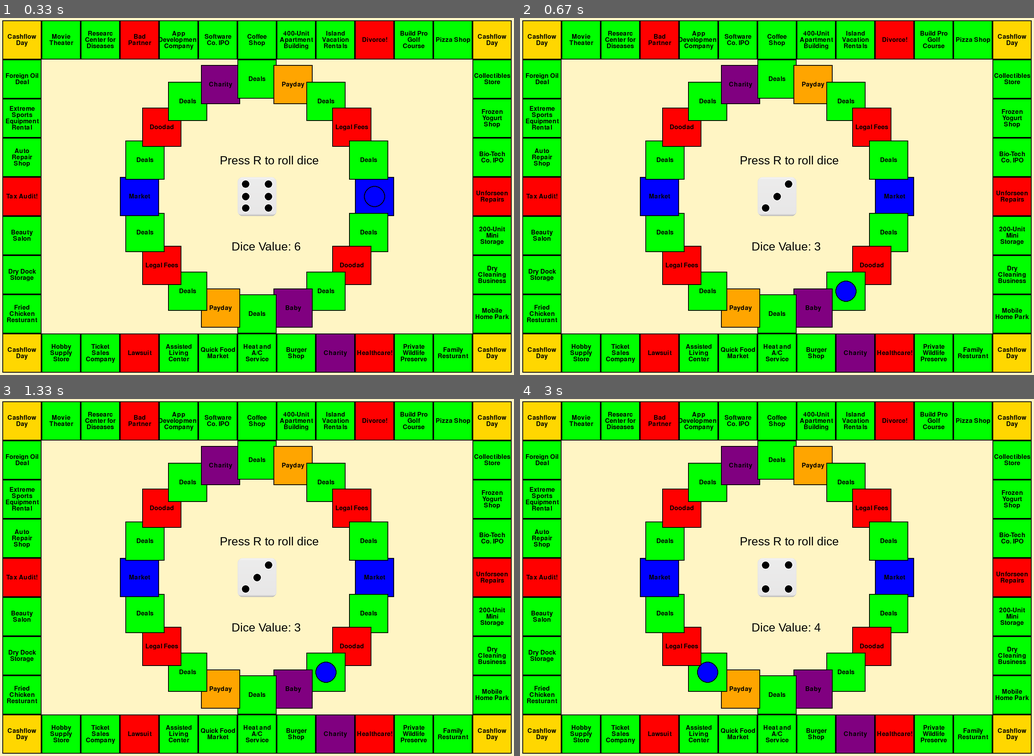
Above: before the commit, frames 1-4 (two rows, left to right).
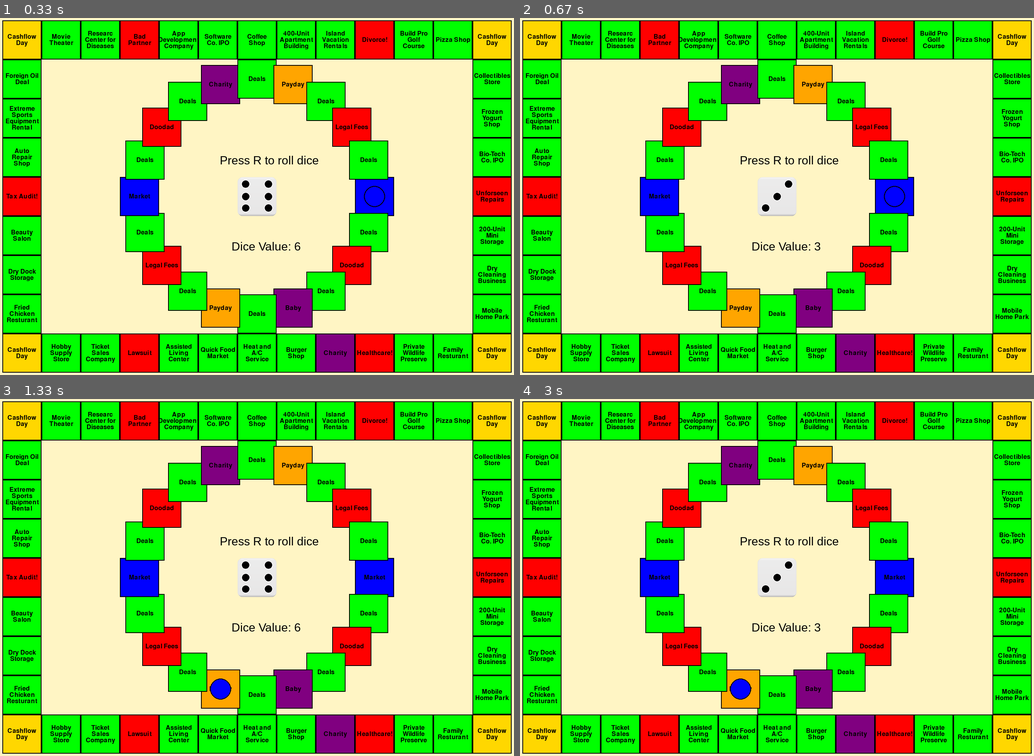
Above: after the commit, the same moments.

Repository: Oliver-Goth/4sem-Eksamen-Pygame
Game: pygame game, started from Cashcow_Board.py
The game is run twice, just before and just after one commit, with the same random seed, the same clock (stepped at 60 frames per second) and the same inputs.
Inputs:
- Up to frame 1 (0.33 s): no input
- Up to frame 2 (0.67 s): hold R from 0.33 s (still down)
- Up to frame 3 (1.33 s): release R at 0.8 s; tap T at 0.83 s; hold T from 1.17 s (still down)
- Up to frame 4 (3 s): release T at 1.63 s; hold R from 2.67 s (still down)

Frame 1 is identical in both runs. In frame 2, 0.2% of the frame differs, in the area x 61-75%, y 47-80%; in frame 3, 0.5%, in the area x 40-66%, y 45-85%; in frame 4, 0.5%.

Commit message:
Done Final + done animation

Diff:
--- a/Cashcow_Board.py
+++ b/Cashcow_Board.py
@@ -229,6 +229,18 @@
 def draw_button(surface, color, rect):
     pygame.draw.rect(surface, color, rect)
 
+def animate_dice_roll():
+    rolling_audio.play()
+    for _ in range(15):  # Adjust the range for the length of the animation
+        dice_value = dice_roll()[0]
+        screen.fill(BOARD_COLOR)
+        draw_board()
+        draw_player()
+        display_dice(SCREEN_WIDTH // 2, SCREEN_HEIGHT // 2)  # display_dice only takes 2 arguments
+        pygame.display.flip()
+        pygame.time.delay(30)  # Adjust the delay for the speed of the animation
+    rolling_stop_audio.play()
+
 def main():
     global player_track
 
@@ -243,10 +255,9 @@
                 sys.exit()
             elif event.type == pygame.KEYDOWN:
                 if event.key == pygame.K_r:
-                    rolling_audio.play()
+                    animate_dice_roll()
                     dice_value, dice1 = dice_roll()
                     move_player(dice_value)
-                    rolling_stop_audio.play()
                 if event.key == pygame.K_t:
                     if player_track == 'rectangular':
                         player_pos = 0
@@ -258,7 +269,7 @@
         screen.fill(BOARD_COLOR)
         draw_board()
         draw_player()
-        display_dice(SCREEN_WIDTH // 2, SCREEN_HEIGHT // 2)
+        display_dice(SCREEN_WIDTH // 2, SCREEN_HEIGHT // 2)  # display_dice only takes 2 arguments
 
         pygame.display.flip()
         clock.tick(FPS)
--- a/Cashcow_Dice.py
+++ b/Cashcow_Dice.py
@@ -15,11 +15,8 @@
         self.image = image
         self.rect = self.image.get_rect(center=(x, y))
 
-dice_images = [pygame.image.load(f'Graphics/Animation/Dice/d{i}.png').convert_alpha() for i in range(1, 7)]
+dice_images = [pygame.image.load(f'Graphics/Dice/d{i}.png').convert_alpha() for i in range(1, 7)]
 dice_images = [pygame.transform.scale(image, (100, 100)) for image in dice_images]
-
-roll_images = [pygame.image.load(f'Graphics/Animation/Dice/roll{i}.png').convert_alpha() for i in range(1, 9)]
-roll_images = [pygame.transform.scale(image, (100, 100)) for image in roll_images]
 
 dice_sprites = pygame.sprite.Group()
 
@@ -31,33 +28,35 @@
     global dice_value, dice1
     dice1 = random.randint(1, 6)
     dice_value = int(dice1)
-    print(dice1, dice_value)
     return dice_value, dice1
-
-
-def display_dice_roll(center_x, center_y):
-    for _ in range(3):
-        dice_roll = random.choice(dice_images)
-        screen.fill((255, 255, 255))
-
-        screen.blit(dice_roll, (center_x, center_y + 110))
-
-        pygame.display.update()
-        pygame.time.wait(200)
 
 def display_dice(center_x, center_y):
     dice_sprites.empty()
-
     dice1_sprite = Dice(dice_images[dice1 - 1], center_x, center_y)
-
     dice_sprites.add(dice1_sprite)
-
     dice_sprites.draw(screen)
     pygame.display.update()
-
     type_text(f"Press R to roll dice", text_font, (0, 0, 0), center_x - 95, center_y - 110)
     type_text(f"Dice Value: {dice_value}", text_font, (0, 0, 0), center_x - 65, center_y + 110)
     pygame.display.update()
 
 dice_value = 0
 dice1 = 0
+
+def main():
+    center_x = SCREEN_WIDTH // 2
+    center_y = SCREEN_HEIGHT // 2
+    running = True
+    while running:
+        for event in pygame.event.get():
+            if event.type == pygame.QUIT:
+                running = False
+            if event.type == pygame.KEYDOWN:
+                if event.key == pygame.K_r:
+                    dice_roll()
+                    display_dice(center_x, center_y)
+        pygame.display.update()
+    pygame.quit()
+
+if __name__ == "__main__":
+    main()
--- a/Cashcow_Financial_Statement.py
+++ /dev/null
@@ -1,81 +0,0 @@
-import pygame
-import sys
-
-pygame.init()
-
-screen_width = 500
-screen_height = 1000
-
-WHITE = (255, 255, 255)
-BLACK = (0, 0, 0)
-GREY = (200, 200, 200)
-
-screen = pygame.display.set_mode((screen_width, screen_height))
-pygame.display.set_caption("financial Statement")
-
-font = pygame.font.SysFont(None, 40)
-small_font = pygame.font.SysFont(None, 30)
-
-def draw_text(text, font, color, surface, x, y):
-    textobj = font.render(text, True, color)
-    textrect = textobj.get_rect()
-    textrect.topleft = (x, y)
-    surface.blit(textobj, textrect)
-
-running = True
-while running:
-    for event in pygame.event.get():
-        if event.type == pygame.QUIT:
-            pygame.quit()
-            sys.exit()
-    screen.fill(WHITE)
-
-    draw_text("Financial Statement", font, BLACK, screen, 20, 20)
-    draw_text("Income", font, BLACK, screen, 20, 80)
-    pygame.draw.line(screen, BLACK, (20, 120), (screen_width - 20, 120), 2)
-    draw_text("Description", small_font, BLACK, screen, 40, 140)
-    draw_text("Cash Flow", small_font, BLACK, screen, 500, 140)
-
-    income_items = ["Salary:", "Interest/Dividends:", "Real Estate/Business:"]
-    y_offset = 180
-    for item in income_items:
-        draw_text(item, small_font, BLACK, screen, 40, y_offset)
-        y_offset +=40
-
-    draw_text("Expenses", font, BLACK, screen, 20, 300)
-    pygame.draw.line(screen, BLACK, (20, 340), (screen_width - 20, 340), 2)
-    expenses_items = ["Taxes:", "Home Mortgage Payment:", "School Loan Payment:", "Car Loan Payment:", "Credit Card Payment:", "Other Expenses:", "Bank Loan Payment:", "Per Child Expenses:"]
-    y_offset = 360
-    for item in expenses_items:
-        draw_text(item, small_font, BLACK, screen, 40, y_offset)
-        y_offset +=40
-
-    draw_text("Assets", font, BLACK, screen, 20, 640)
-    pygame.draw.line(screen, BLACK, (20, 680), (screen_width - 20, 680), 2)
-    assets_items = ["Savings:", "Precious Metals/ Etc.:", "Stocks/Funds/CDs:", "Real Estate/Business:"]
-    y_offset = 700
-    for item in assets_items:
-        draw_text(item, small_font, BLACK, screen, 40, y_offset)
-        y_offset +=40
-
-    draw_text("Liabilities", font, BLACK, screen, 20, 860)
-    pygame.draw.line(screen, BLACK, (20, 900), (screen_width - 20, 900), 2)
-    assets_items = ["Home Mortgage:", "School Loans:", "Car Loans:", "Credit Card Debt:", "Card Debt", "Bank Loan:", "Real Estate/Business:"]
-    y_offset = 920
-    for item in assets_items:
-        draw_text(item, small_font, BLACK, screen, 40, y_offset)
-        y_offset +=40
-
-    draw_text("Profession", small_font, BLACK, screen, 600, 80)
-    pygame.draw.rect(screen, BLACK, (600, 120, 180, 40), 2)
-    draw_text("Dream", small_font, BLACK, screen, 600, 180)
-    pygame.draw.rect(screen, BLACK, (600, 220, 180, 40), 2)
-    draw_text("Auditor", small_font, BLACK, screen, 600, 280)
-    pygame.draw.rect(screen, BLACK, (600, 320, 180, 40), 2)
-
-    pygame.draw.rect(screen, BLACK, (600, 400, 180, 40), 2) # Salary Box
-    pygame.draw.rect(screen, BLACK, (600, 460, 180, 40), 2) # Passive Income Box
-    pygame.draw.rect(screen, BLACK, (600, 520, 180, 40), 2) # Total Income Box
-    pygame.draw.rect(screen, BLACK, (600, 580, 180, 40), 2) # Total Expenses Box
-
-    pygame.display.flip()
--- a/Cashcow_Menu.py
+++ /dev/null
@@ -1,61 +0,0 @@
-import pygame
-import sys
-
-pygame.init()
-
-# Constants
-SCREEN_WIDTH, SCREEN_HEIGHT = 1500, 1000
-BUTTON_WIDTH, BUTTON_HEIGHT = 100, 50
-MENU_WIDTH, MENU_HEIGHT = 300, SCREEN_HEIGHT
-FPS = 30
-
-# Colors
-WHITE = (255, 255, 255)
-BLACK = (0, 0, 0)
-GRAY = (200, 200, 200)
-LIGHT_GRAY = (220, 220, 220)
-
-# Setup
-screen = pygame.display.set_mode((SCREEN_WIDTH, SCREEN_HEIGHT))
-pygame.display.set_caption("Cashcow Menu")
-font = pygame.font.SysFont(None, 36)
-
-def draw_button():
-    pygame.draw.rect(screen, GRAY, (0, 0, BUTTON_WIDTH, BUTTON_HEIGHT))
-    text = font.render("Menu", True, BLACK)
-    text_rect = text.get_rect(center=(BUTTON_WIDTH // 2, BUTTON_HEIGHT // 2))
-    screen.blit(text, text_rect)
-
-def draw_menu():
-    pygame.draw.rect(screen, LIGHT_GRAY, (0, 50, MENU_WIDTH, MENU_HEIGHT))
-    menu_items = ["asdag", "asd", "asd", "asd"]
-    for idx, item in enumerate(menu_items):
-        text = font.render(item, True, BLACK)
-        text_rect = text.get_rect(topleft=(10, 60 + idx * 40))
-        screen.blit(text, text_rect)
-
-def main():
-    clock = pygame.time.Clock()
-    menu_open = False
-
-    while True:
-        for event in pygame.event.get():
-            if event.type == pygame.QUIT:
-                pygame.quit()
-                sys.exit()
-            elif event.type == pygame.MOUSEBUTTONDOWN:
-                if event.button == 1:  # Left mouse button
-                    mouse_pos = pygame.mouse.get_pos()
-                    if 0 <= mouse_pos[0] <= BUTTON_WIDTH and 0 <= mouse_pos[1] <= BUTTON_HEIGHT:
-                        menu_open = not menu_open
-
-        screen.fill(WHITE)
-        draw_button()
-        if menu_open:
-            draw_menu()
-
-        pygame.display.flip()
-        clock.tick(FPS)
-
-if __name__ == "__main__":
-    main()
--- a/Dice test.py
+++ /dev/null
@@ -1,55 +0,0 @@
-import pygame
-import random
-
-pygame.init()
-
-# Constants
-SCREEN_WIDTH = 800
-SCREEN_HEIGHT = 600
-WHITE = (255, 255, 255)
-BLACK = (0, 0, 0)
-FONT_SIZE = 24
-
-# Create the screen
-screen = pygame.display.set_mode((SCREEN_WIDTH, SCREEN_HEIGHT))
-pygame.display.set_caption("Cashcow Economics")
-
-# Fonts
-font = pygame.font.SysFont(None, FONT_SIZE)
-
-# Classes
-class Income:
-    def __init__(self, description, cashflow):
-        self.description = description
-        self.cashflow = cashflow
-
-    def display(self, x, y):
-        text = font.render(f"{self.description}: ${self.cash}", True, BLACK)
-        screen.blit(text, (x, y))
-
-class Expenses:
-    def __init__(self, description, cashflow):
-        self.description = description
-        self.cashflow = cashflow
-
-    def display(self, x, y):
-        text = font.render(f"{self.description}: ${self.cash}", True, BLACK)
-        screen.blit(text, (x, y))
-
-class Assets:
-    def __init__(self, description, cashflow):
-        self.description = description
-        self.cashflow = cashflow
-
-    def display(self, x, y):
-        text = font.render(f"{self.description}: ${self.cash}", True, BLACK)
-        screen.blit(text, (x, y))
-
-class Liabilities:
-    def __init__(self, description, cashflow):
-        self.description = description
-        self.cashflow = cashflow
-
-    def display(self, x, y):
-        text = font.render(f"{self.description}: ${self.cash}", True, BLACK)
-        screen.blit(text, (x, y))
--- a/Dice-Roll-With-Pygame-main/dice_roll_stimulator.py
+++ /dev/null
@@ -1,71 +0,0 @@
-import pygame
-from sys import exit
-import random
-
-pygame.init()
-clock = pygame.time.Clock()
-
-screen = pygame.display.set_mode((600, 400))
-pygame.display.set_caption("Dice Roll Stimulator")
-
-background_image = pygame.image.load('graphics/background2.png')
-font = pygame.font.Font('font/SunnyspellsRegular.otf', 50)
-roll_message = font.render("press SPACEBAR to start rolling", True, (255, 235, 193))
-
-dice_images = []
-dice_rolling_images = []
-
-# since there are 6 dice images
-for num in range(1, 7):
-    dice_image = pygame.image.load('graphics/dice/' + str(num) + '.png')
-    dice_images.append(dice_image)
-
-# since there are 8 rolling dice images
-for num in range(1, 9):
-    dice_rolling_image = pygame.image.load('graphics/animation/roll' + str(num) + '.png')
-    dice_rolling_images.append(dice_rolling_image)
-
-rolling_aud = pygame.mixer.Sound('audio/roll_aud.mp3')
-rolling_stop_aud = pygame.mixer.Sound('audio/roll_stop_aud.mp3')
-
-is_rolling = False
-rolling_images_counter = 0
-dice_num_image = dice_images[0]
-first = True
-while True:
-    for event in pygame.event.get():
-        if event.type == pygame.QUIT:
-            pygame.quit()
-            exit()
-    screen.blit(background_image, (0, 0))
-    screen.blit(roll_message, (50, 300))
-
-    key = pygame.key.get_pressed()
-    if key[pygame.K_SPACE] and is_rolling is False:
-        is_rolling = True
-        rolling_aud.play()
-        rand_num = random.randint(0, 5)
-        dice_num_image = dice_images[rand_num]
-        screen.blit(dice_rolling_images[rolling_images_counter], (250, 150))
-        rolling_images_counter += 1
-        first = True
-
-        # start rolling and calculate dice num
-    else:
-        if is_rolling:
-            # showing rolling animation images
-            screen.blit(dice_rolling_images[rolling_images_counter], (250, 150))
-            rolling_images_counter += 1
-            if rolling_images_counter >= 8:
-                is_rolling = False
-                rolling_images_counter = 0
-
-        else:
-            screen.blit(dice_num_image, (250, 150))
-            if first:
-                rolling_stop_aud.play()
-                first = False
-            # show the dice which contains a number
-
-    pygame.display.update()
-    clock.tick(13)
--- a/textbox.py
+++ /dev/null
@@ -1,66 +0,0 @@
-import pygame
-from sys import exit
-import random
-
-class DiceRollSimulator:
-    def __init__(self):
-        pygame.init()
-        self.clock = pygame.time.Clock()
-        self.screen = pygame.display.set_mode((600, 400))
-        pygame.display.set_caption("Dice Roll Simulator")
-
-        self.dice_images = []
-        self.dice_rolling_images = []
-
-        for num in range(1, 7):
-            dice_image = pygame.image.load('Graphics/Animation/Dice/d' + str(num) + '.png')
-            self.dice_images.append(dice_image)
-
-        for num in range(1, 9):
-            dice_rolling_image = pygame.image.load('Graphics/Animation/Dice/roll' + str(num) + '.png')
-            self.dice_rolling_images.append(dice_rolling_image)
-
-        self.rolling_aud = pygame.mixer.Sound('audio/roll_aud.mp3')
-        self.rolling_stop_aud = pygame.mixer.Sound('audio/roll_stop_aud.mp3')
-
-        self.is_rolling = False
-        self.rolling_images_counter = 0
-        self.dice_num_image = self.dice_images[0]
-        self.first = True
-
-    def run(self):
-        while True:
-            for event in pygame.event.get():
-                if event.type == pygame.QUIT:
-                    pygame.quit()
-                    exit()
-
-            key = pygame.key.get_pressed()
-            if key[pygame.K_SPACE] and not self.is_rolling:
-                self.is_rolling = True
-                self.rolling_aud.play()
-                rand_num = random.randint(0, 5)
-                self.dice_num_image = self.dice_images[rand_num]
-                self.screen.blit(self.dice_rolling_images[self.rolling_images_counter], (250, 150))
-                self.rolling_images_counter += 1
-                self.first = True
-            else:
-                if self.is_rolling:
-                    self.screen.blit(self.dice_rolling_images[self.rolling_images_counter], (250, 150))
-                    self.rolling_images_counter += 1
-                    if self.rolling_images_counter >= 8:
-                        self.is_rolling = False
-                        self.rolling_images_counter = 0
-                else:
-                    self.screen.blit(self.dice_num_image, (250, 150))
-                    if self.first:
-                        self.rolling_stop_aud.play()
-                        self.first = False
-
-            pygame.display.update()
-            self.clock.tick(13)
-
-# To run the simulator, you can use the following code:
-if __name__ == "__main__":
-    simulator = DiceRollSimulator()
-    simulator.run()
Not shown, removed: Dice-Roll-With-Pygame-main/README.md
Binary file removed: Dice-Roll-With-Pygame-main/graphics/animation/roll1.png
Binary file removed: Dice-Roll-With-Pygame-main/graphics/animation/roll2.png
Binary file removed: Dice-Roll-With-Pygame-main/graphics/animation/roll3.png
Binary file removed: Dice-Roll-With-Pygame-main/graphics/animation/roll4.png
Binary file removed: Dice-Roll-With-Pygame-main/graphics/animation/roll5.png
Binary file removed: Dice-Roll-With-Pygame-main/graphics/animation/roll6.png
Binary file removed: Dice-Roll-With-Pygame-main/graphics/animation/roll7.png
Binary file removed: Dice-Roll-With-Pygame-main/graphics/animation/roll8.png
Binary file removed: Dice-Roll-With-Pygame-main/graphics/background1.png
Binary file removed: Dice-Roll-With-Pygame-main/graphics/background2.png
Binary file removed: Graphics/Animation/Dice/d1.png
(and 22 more such lines)
